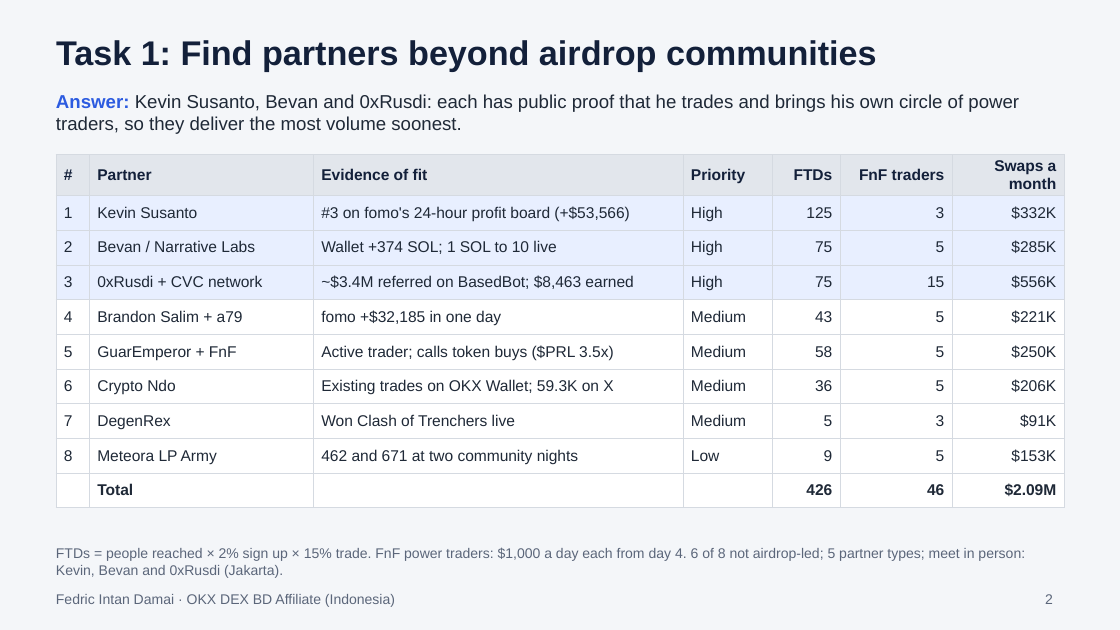
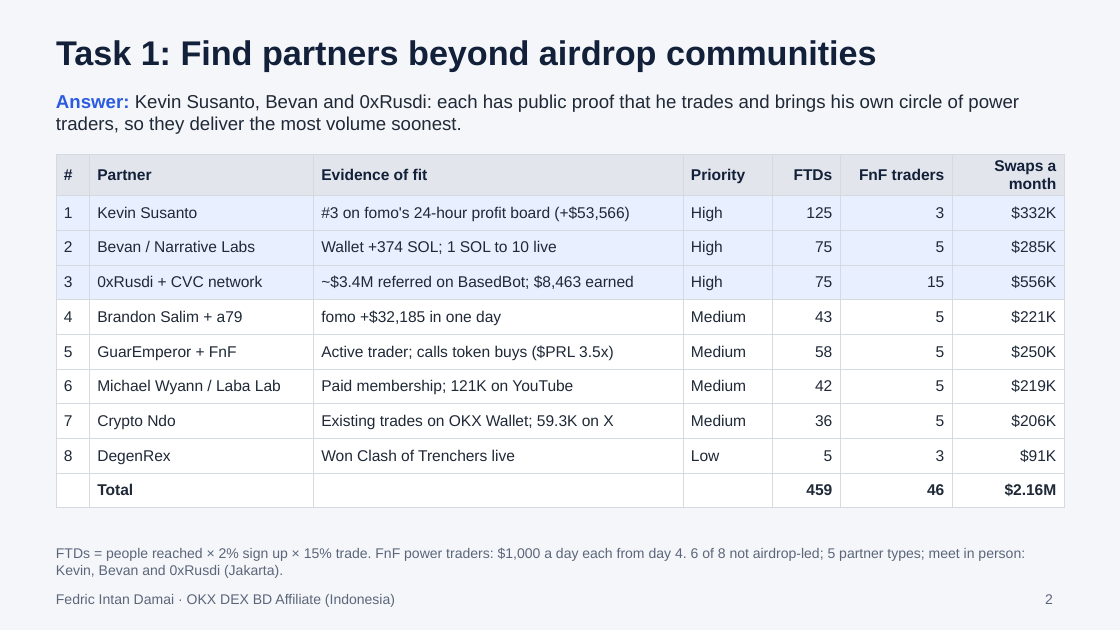
Before and after one commit to fedricdamai/SuperCashier, a slide deck: slide 2 of okx-dex-affiliates-id/submission-v2/OKX_DEX_BD_Affiliate_Indonesia_Slides.pptx. Drawn at 1120x630 pixels with LibreOffice and Linux fonts; fonts in the diff are those of the drawing. Boxes give left, top, right and bottom in pixels: in the first picture for what was removed or moved away, otherwise in the second. Text is boxed around its words. In the diff, an @@ line names an element or a change of style, - is before the commit and + after.

```diff
--- a/okx-dex-affiliates-id/submission-v2/OKX_DEX_BD_Affiliate_Indonesia_Slides.pptx
+++ b/okx-dex-affiliates-id/submission-v2/OKX_DEX_BD_Affiliate_Indonesia_Slides.pptx
@@ table at (x1=56, y1=155, x2=1064, y2=500) @@
-row 7: 6 | Crypto Ndo | Existing trades on OKX Wallet; 59.3K on X | Medium | 36 | 5 | $206K
+row 7: 6 | Michael Wyann / Laba Lab | Paid membership; 121K on YouTube | Medium | 42 | 5 | $219K
-row 8: 7 | DegenRex | Won Clash of Trenchers live | Medium | 5 | 3 | $91K
+row 8: 7 | Crypto Ndo | Existing trades on OKX Wallet; 59.3K on X | Medium | 36 | 5 | $206K
-row 9: 8 | Meteora LP Army | 462 and 671 at two community nights | Low | 9 | 5 | $153K
+row 9: 8 | DegenRex | Won Clash of Trenchers live | Low | 5 | 3 | $91K
-row 10, column 5: 426
+row 10, column 5: 459
-row 10, column 7: $2.09M
+row 10, column 7: $2.16M
```
Also in this commit, not shown: 4 other slides changed, 10 other files.
